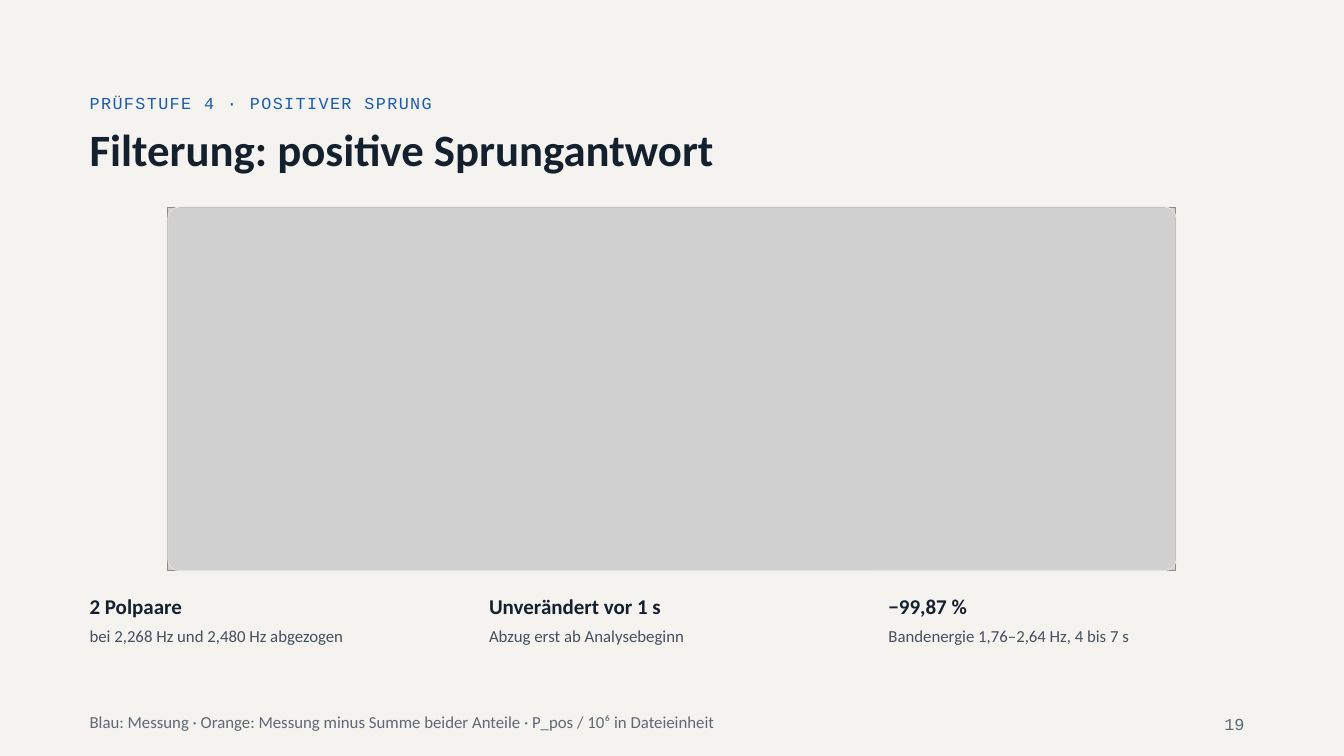
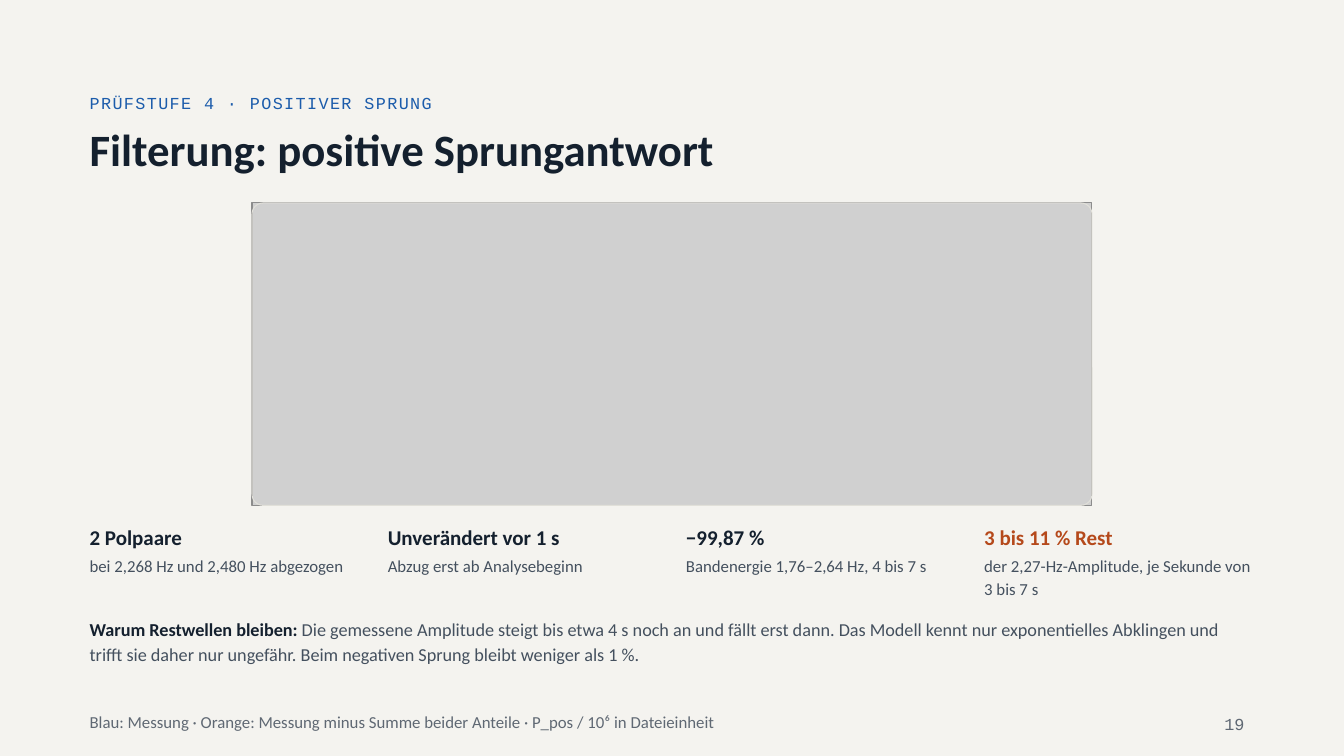
Before and after one commit to relaytoroot/prony_matrix_pencil_filter, a slide deck: slide 19 of docs/praesentation/Ergebnisse_Matrix_Pencil_Arbeitsfassung.pptx. Drawn at 1344x756 pixels with LibreOffice and Linux fonts; fonts in the diff are those of the drawing; grey boxes stand for pictures. Boxes give left, top, right and bottom in pixels: in the first picture for what was removed or moved away, otherwise in the second. Text is boxed around its words. In the diff, an @@ line names an element or a change of style, - is before the commit and + after.

```diff
--- a/docs/praesentation/Ergebnisse_Matrix_Pencil_Arbeitsfassung.pptx
+++ b/docs/praesentation/Ergebnisse_Matrix_Pencil_Arbeitsfassung.pptx
@@ picture: place and size @@
-picture at [168,208,1177,571]
+picture at [252,203,1092,505]
@@ rounded rectangle: place and size @@
-rounded rectangle at [168,208,1177,571]
+rounded rectangle at [252,203,1092,505]
@@ rounded rectangle at [252,203,1092,505]: proportions changed @@
@@ text "2 Polpaare": place and size @@
-text "2 Polpaare" at [90,599,182,618]
+text "2 Polpaare" at [90,530,182,549]
@@ text "Unverändert vor 1 s": place and size @@
-text "Unverändert vor 1 s" at [489,599,660,614]
+text "Unverändert vor 1 s" at [388,530,559,545]
@@ text "−99,87 %": place and size @@
-text "−99,87 %" at [888,599,946,617]
+text "−99,87 %" at [686,530,744,548]
@@ text added at [984,530,1112,545], 15 pt, text #B5491B, bold @@
+3 bis 11 % Rest
@@ text "bei 2,268 Hz und 2,480 ...": place and size @@
-text "bei 2,268 Hz und 2,480 ..." at [90,630,343,645]
+text "bei 2,268 Hz und 2,480 ..." at [90,560,343,575]
@@ text "Abzug erst ab Analysebeginn": place and size @@
-text "Abzug erst ab Analysebeginn" at [489,630,684,645]
+text "Abzug erst ab Analysebeginn" at [388,560,582,575]
@@ text "Bandenergie 1,76–2,64 Hz, 4 bis ...": place and size @@
-text "Bandenergie 1,76–2,64 Hz, 4 bis ..." at [888,630,1129,645]
+text "Bandenergie 1,76–2,64 Hz, 4 bis ..." at [686,560,927,575]
@@ text added at [984,560,1250,595], 12 pt, text #44505E @@
+der 2,27-Hz-Amplitude, je Sekunde von 3 bis 7 s
@@ text added at [90,623,1219,664], 13 pt, text #44505E @@
+Warum Restwellen bleiben: Die gemessene Amplitude steigt bis etwa 4 s noch an und fällt erst dann. Das Modell kennt nur exponentielles Abklingen und trifft sie daher nur ungefähr. Beim negativen Sprung bleibt weniger als 1 %.
```
